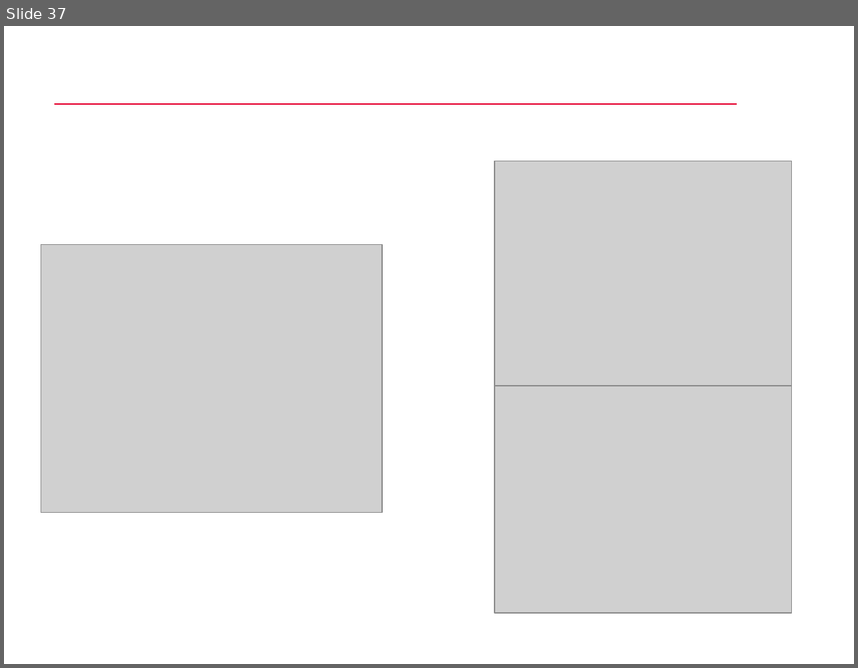
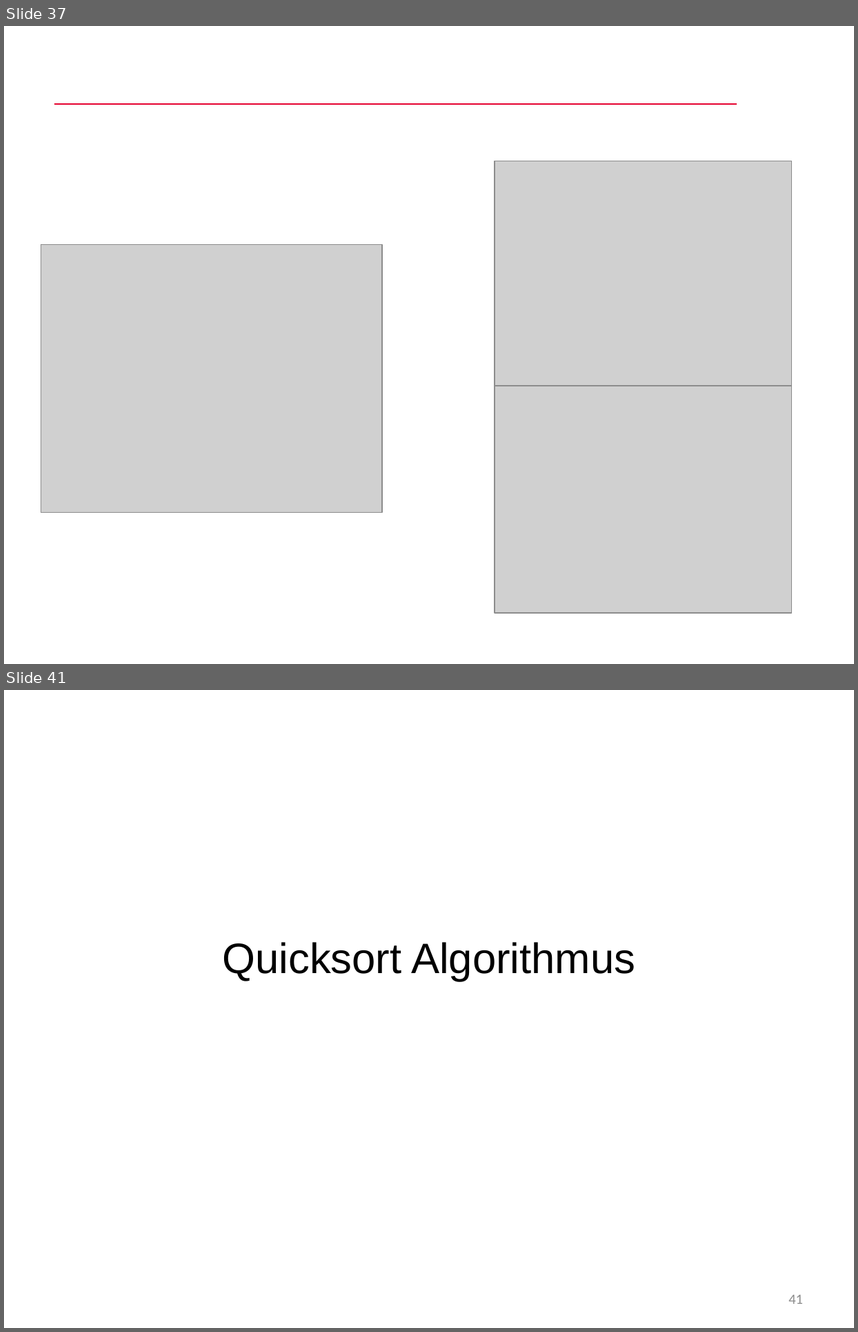
Before and after one commit to JonathanGunt/In-Place-Algorithmus, a slide deck: Präsentation/Quicksort.pptx. Shown one above the other, each under a label of ours: slide 37 before the commit, slides 37 and 41 after it; the slides between them are not shown. The pictures are 858x668 and 858x1332 pixels, drawn with LibreOffice and Linux fonts; fonts in the diff are those of the drawing; grey boxes stand for pictures; background and template pictures are left out. Boxes give left, top, right and bottom in pixels: in the first picture for what was removed or moved away, otherwise in the second. Text is boxed around its words. In the diff, an @@ line names an element or a change of style, - is before the commit and + after.

```diff
--- a/Präsentation/Quicksort.pptx
+++ b/Präsentation/Quicksort.pptx
@@ slide 41 added at (4, 690, 854, 1328), background #FFFFFF @@
@@ title added at (222, 942, 635, 981), 36 pt, text #000000 @@
+Quicksort Algorithmus
@@ page number added at (789, 1294, 803, 1303), 12 pt, text #8C8C8C @@
+41
```
Also in this commit, not shown: 3 slides changed, 3 other slides added, 1 slide removed, 6 other files.
